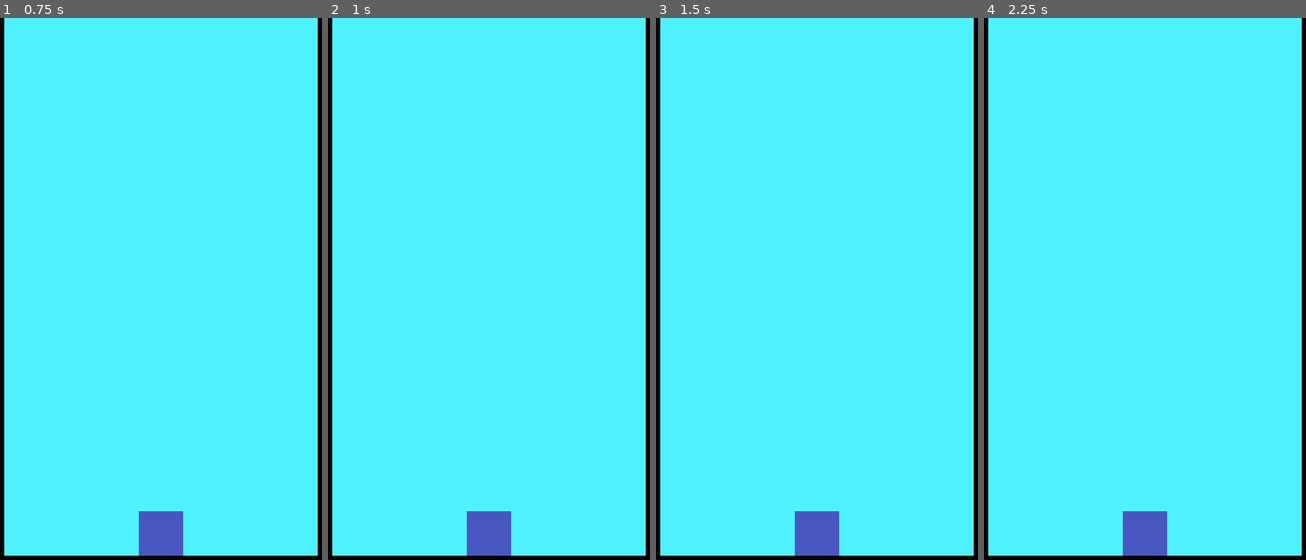
Above: before the commit, frames 1-4 (left to right).
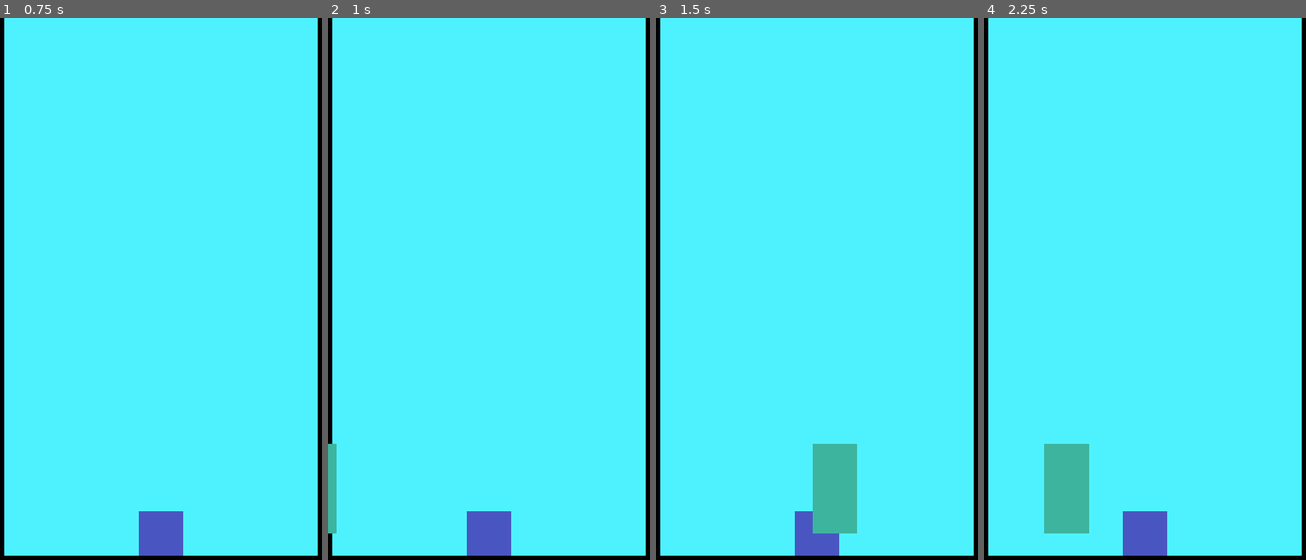
Above: after the commit, the same moments.

Repository: funexpected/jamper
Game: Godot game, scene res://level.tscn
The game is run twice, just before and just after one commit, with the same random seed, the same clock (stepped at 60 frames per second) and the same inputs. This scene is started directly instead of the project's main scene.
Inputs:
- Up to frame 1 (0.75 s): tap Enter at 0.5 s
- Up to frame 2 (1 s): no input
- Up to frame 3 (1.5 s): no input
- Up to frame 4 (2.25 s): no input

Frame 1 is identical in both runs. In frame 2, 0.4% of the frame differs, in the area x 0-3%, y 78-96%; in frame 3, 2.3%; in frame 4, 2.3%, in the area x 18-33%, y 78-96%.

Commit message:
spawner v1

Diff:
--- /dev/null
+++ b/spawner.gd
@@ -0,0 +1,57 @@
+extends Node2D
+
+var SQUARE_TSCN = preload("res://square.tscn")
+
+export var queue_color:PoolColorArray setget set_queue_color
+
+var COMPLETED = "completed"
+
+signal spawn_tick
+
+var queue = 0
+
+
+# Called when the node enters the scene tree for the first time.
+func _ready():
+	pass
+
+
+var time = 0
+
+func _process(delta):
+	time += delta
+	if (time >= 1):
+		time = 0
+		start_next_bullet(1)
+	del_exit_bullets()
+
+
+
+func set_queue_color(color_arr:PoolColorArray):
+	queue_color = color_arr
+
+
+
+
+
+func start_next_bullet(speed:float):
+	var a:Node2D = SQUARE_TSCN.instance()
+	self.add_child(a)
+	if queue_color:
+		a.color = queue_color[queue]
+		queue = queue + 1 if queue < queue_color.size() - 1 else 0
+	if position.x >= 1080:
+		a.position.x += 150
+		tw.ip(a, "position:x", a.position.x, -(1080 + 151), speed)
+	elif position.x <= 0:
+		a.position.x -= 150
+		tw.ip(a, "position:x", a.position.x, 1080 + 151, speed)
+
+
+
+
+func del_exit_bullets():
+	var bullets = get_children()
+	for i in bullets:
+		if i.position.x >= 1080 + 151 || i.position.x <= -(1080 + 151):
+			i.queue_free()
--- a/spawner.tscn
+++ b/spawner.tscn
@@ -1,3 +1,7 @@
-[gd_scene format=2]
+[gd_scene load_steps=2 format=2]
+
+[ext_resource path="res://spawner.gd" type="Script" id=1]
 
 [node name="spawner" type="Node2D"]
+position = Vector2( 1080, 1000 )
+script = ExtResource( 1 )
